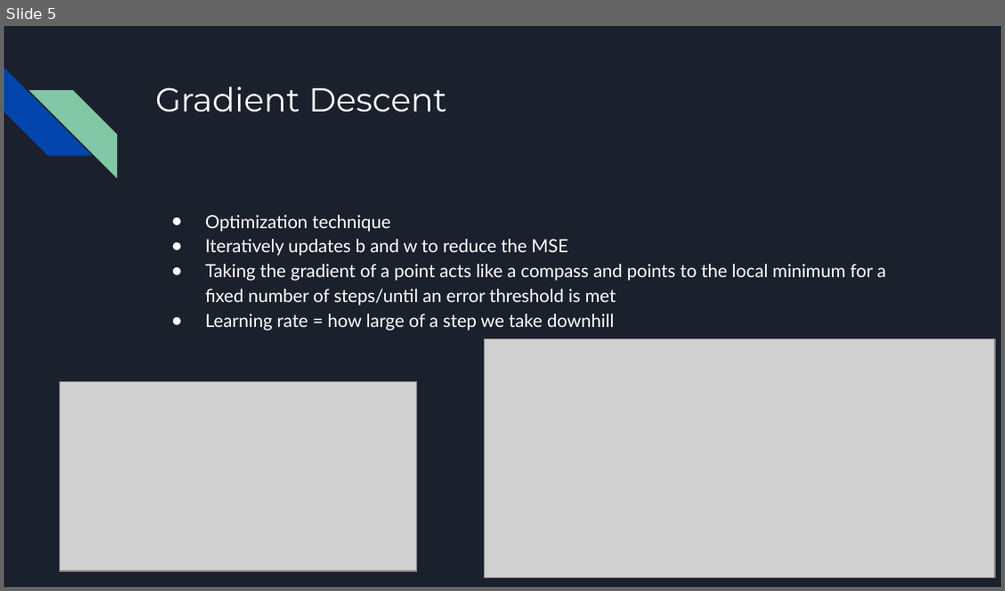
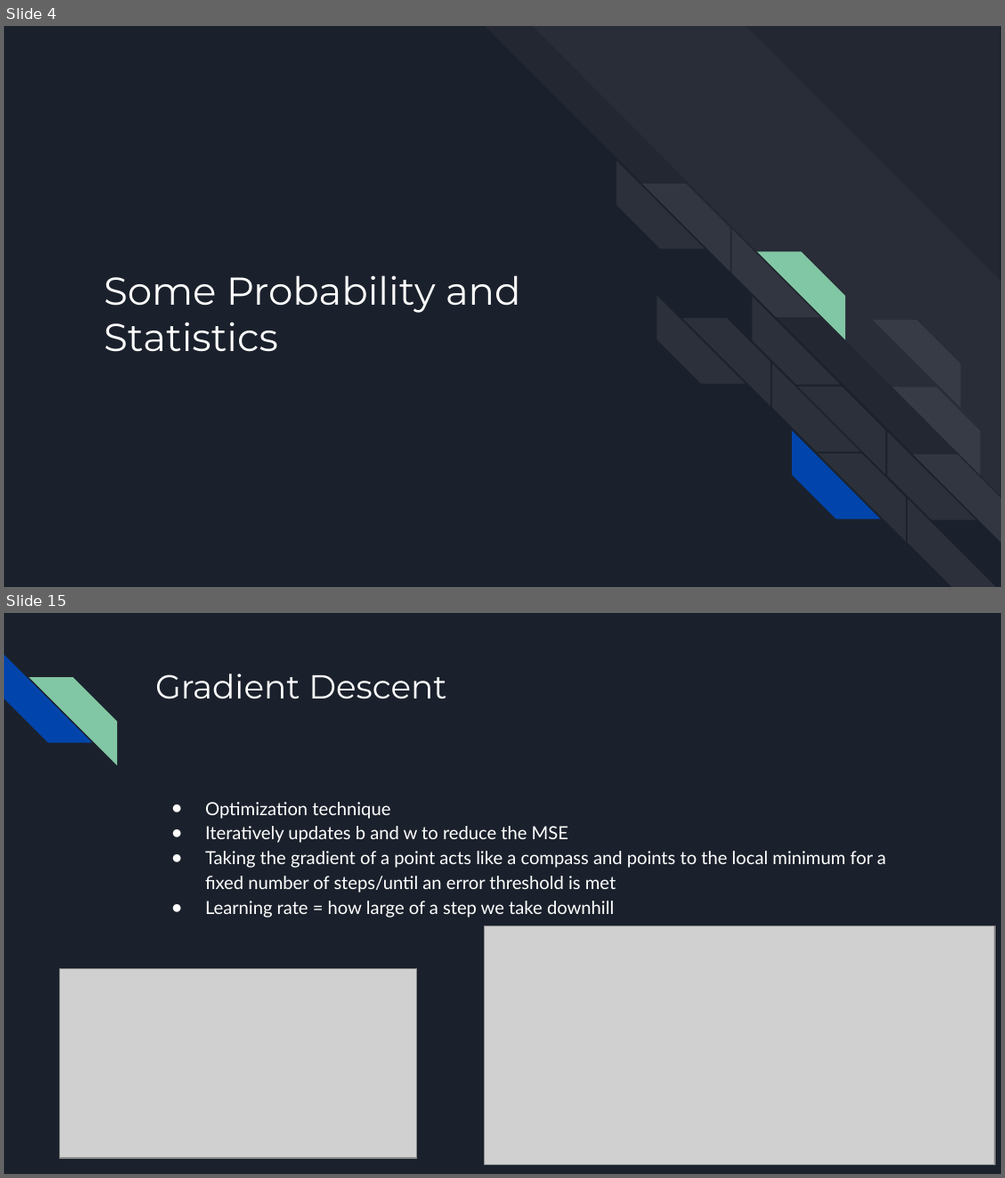
Before and after one commit to ADSA-UIUC/advanced-workshops, a slide deck: 03_linear_regression/Supervised Learning.pptx. Shown one above the other, each under a label of ours: slide 5 before the commit, slides 4 and 15 after it; the slides between them are not shown. The pictures are 1005x591 and 1005x1178 pixels, drawn with LibreOffice and Linux fonts; fonts in the diff are those of the drawing; grey boxes stand for pictures. Boxes give left, top, right and bottom in pixels: in the first picture for what was removed or moved away, otherwise in the second. Text is boxed around its words. In the diff, an @@ line names an element or a change of style, - is before the commit and + after.

```diff
--- a/03_linear_regression/Supervised Learning.pptx
+++ b/03_linear_regression/Supervised Learning.pptx
@@ slide 4 added at (4, 26, 1001, 587), background #1B212C @@
@@ title added at (104, 275, 521, 352), 28 pt, text #FFFFFF @@
+Some Probability and Statistics
@@ group added at (485, 26, 1001, 586): 18 diag stripes @@
@@ what was slide 5 is now slide 15 @@
```
Also in this commit, not shown: 2 slides changed, 11 other slides added, 2 slides removed.
